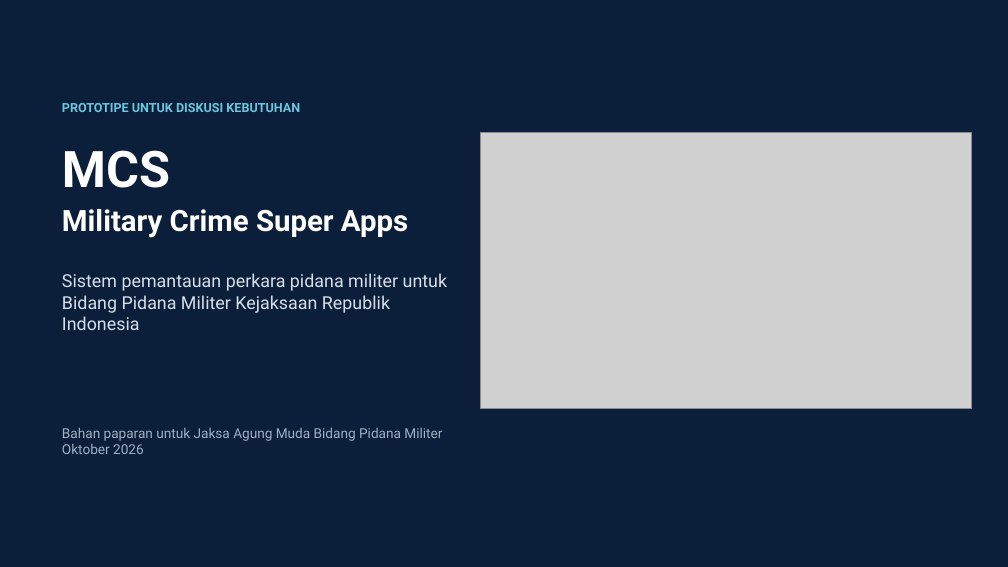
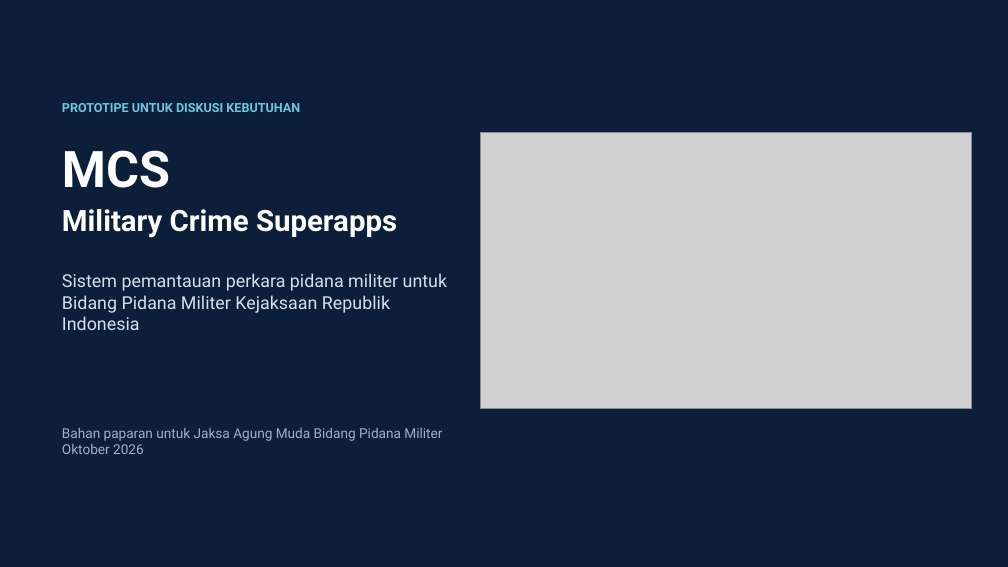
Before and after one commit to rickyramadhan/mcs-2026, a slide deck: slide 1 of docs/Paparan-MCS-Kejaksaan.pptx. Drawn at 1008x567 pixels with LibreOffice and Linux fonts; fonts in the diff are those of the drawing; grey boxes stand for pictures. Boxes give left, top, right and bottom in pixels: in the first picture for what was removed or moved away, otherwise in the second. Text is boxed around its words. In the diff, an @@ line names an element or a change of style, - is before the commit and + after.

```diff
--- a/docs/Paparan-MCS-Kejaksaan.pptx
+++ b/docs/Paparan-MCS-Kejaksaan.pptx
@@ text at <box>62,209,397,238</box>: text changed @@
-Military Crime Super Apps
+Military Crime Superapps
```
Also in this commit, not shown: 7 other files.
